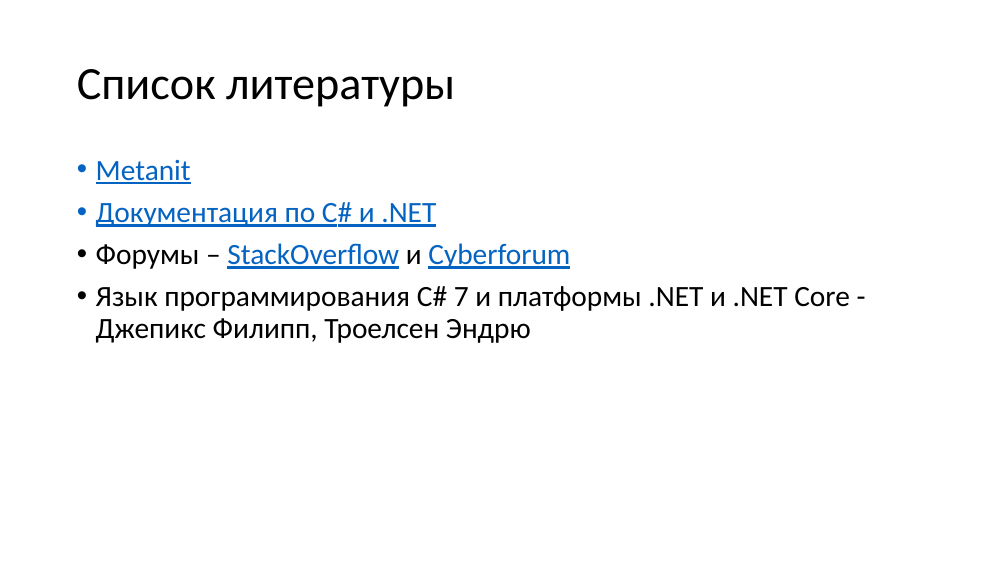
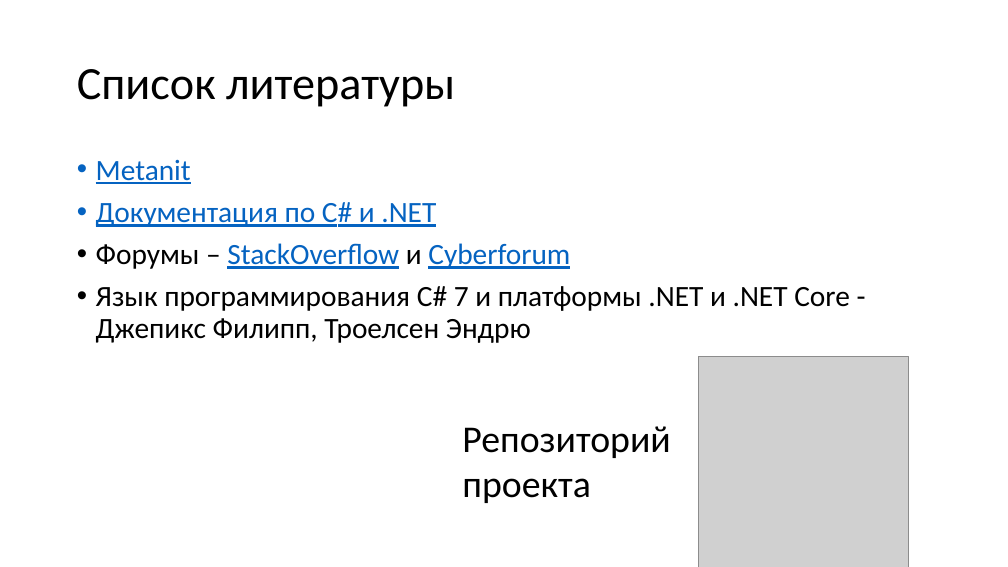
Before and after one commit to ProMix0/ProjectCalculis, a slide deck: slide 15 of Metafiles/Презентация.pptx. Drawn at 1008x567 pixels with LibreOffice and Linux fonts; fonts in the diff are those of the drawing; grey boxes stand for pictures. Boxes give left, top, right and bottom in pixels: in the first picture for what was removed or moved away, otherwise in the second. Text is boxed around its words. In the diff, an @@ line names an element or a change of style, - is before the commit and + after.

Commit message:
Add QR-code to repository

```diff
--- a/Metafiles/Презентация.pptx
+++ b/Metafiles/Презентация.pptx
@@ picture added at box(699, 357, 909, 567) @@
@@ text added at box(462, 426, 671, 503), 36 pt, text #000000 @@
+Репозиторий проекта
```
